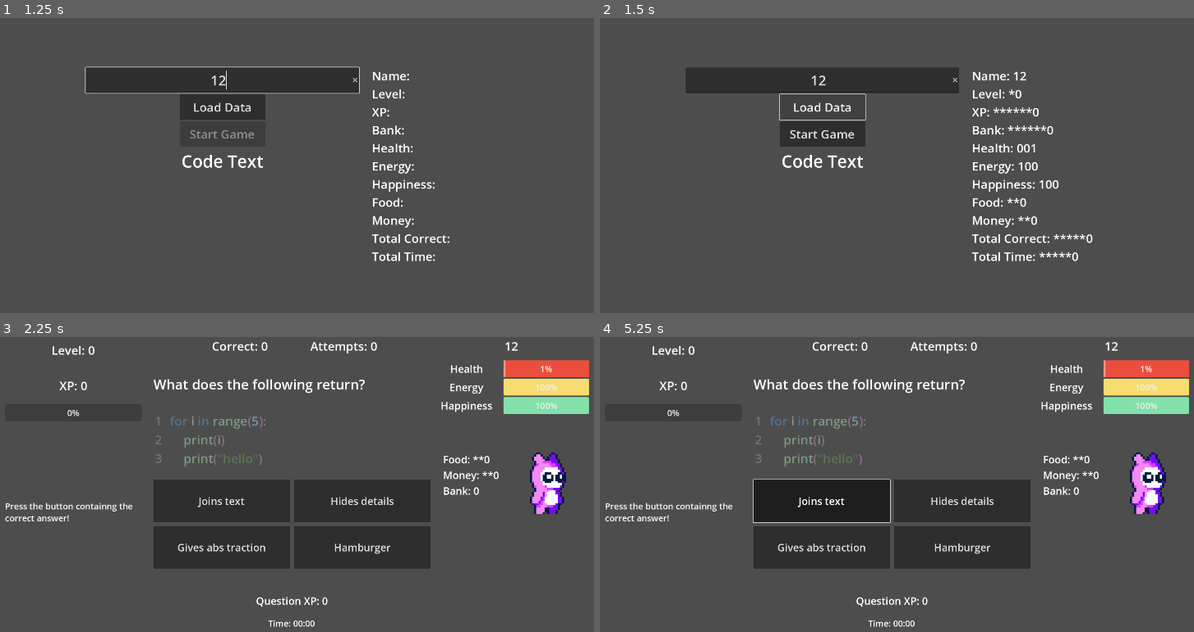
Above: before the commit, frames 1-4 (two rows, left to right).
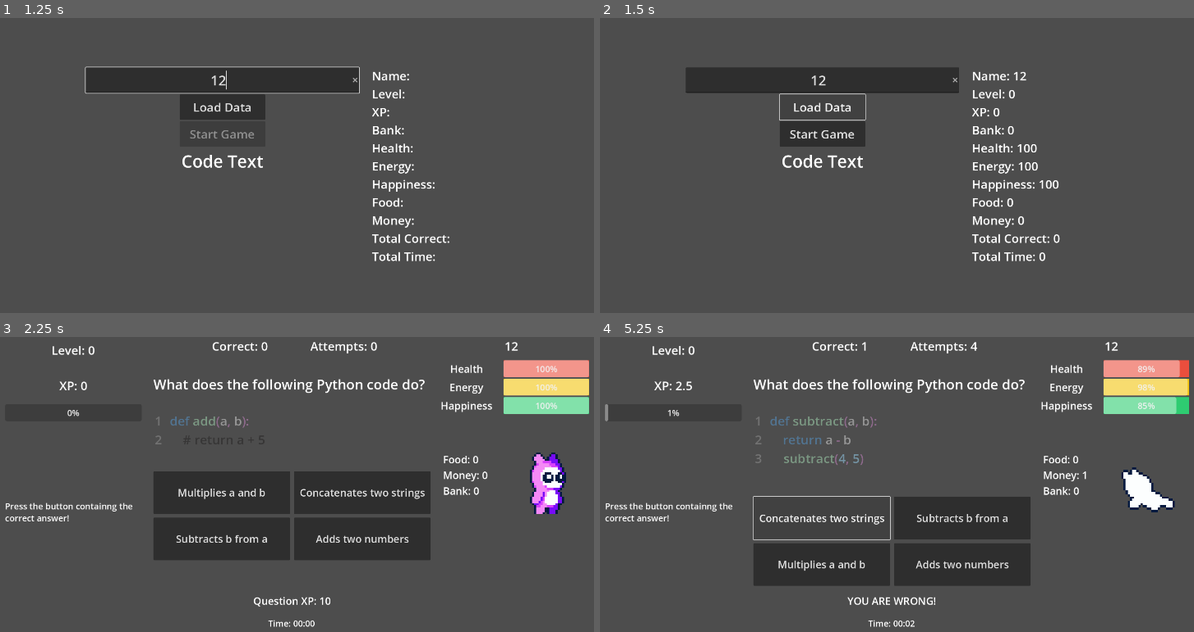
Above: after the commit, the same moments.

Repository: jweimerjr46/update-stats
Game: Godot game, scene res://main_menu.tscn
Same seed, same stepped clock (60 frames per second), same inputs: the game is played once before the commit and once after it.
Inputs (mouse positions are in pixels of both pictures, inside the frame that each line leads up to):
- Up to frame 1 (1.25 s): click (219, 79) at 0.52 s; type "12" at 0.6 s
- Up to frame 2 (1.5 s): click "Load Data" at 1.25 s
- Up to frame 3 (2.25 s): click "Start Game" at 2 s
- Up to frame 4 (5.25 s): click "Hides details" (after the commit: "Concatenates two strings") at 2.75 s; click "Gives abs traction" (after the commit: "Subtracts b from a") at 3.5 s; click "Hamburger" (after the commit: "Adds two numbers") at 4.25 s; click "Joins text" (after the commit: "Concatenates two strings") at 5 s

Frame 1 is identical in both runs. In frame 2, 0.6% of the frame differs, in the area x 66-83%, y 24-83%; in frame 3, 6.9%; in frame 4, 13%, in the area x 0-100%, y 1-99%.
Error before the commit: Invalid operands 'String' and 'float' in operator '/'. (res://quiz_screen.gd:78)

Commit message:
figuring out way to encode and decode save code

Diff:
--- a/MainMenu.gd
+++ b/MainMenu.gd
@@ -21,6 +21,7 @@
 	game_code.grab_focus()
 	start_button.disabled = true
 	save_game("4")
+
 
 
 
@@ -49,6 +50,7 @@
 		else:
 			load_game(game_code.text)
 
+
 		name_label.text = "Name: " + Global.player_name
 		level_label.text = "Level: " + str(Global.level)
 		xp_label.text = "XP: " + str(Global.xp)
@@ -62,6 +64,7 @@
 		time_label.text = "Total Time: " + str(Global.total_time_played)
 
 
+'''
 func save_game(to_encode):
 	var data = Global.player_name.lpad(10, "*") + str(Global.level).lpad(2, "*") + str(Global.xp).lpad(7, "*") + str(Globa …(285 unchanged characters)…
 	print(data)
@@ -74,6 +77,10 @@
 			print(String.chr(int(ch)))
 			enc_string += String.chr(int(ch) + 33)
 	print(enc_string)
+	print(Global.player_name)
+	for ch in Global.player_name:
+		print(ch.unicode_at(0))
+
 
 	Global.level = data.substr(10, 2)
 	Global.xp = data.substr(12, 7)
@@ -85,6 +92,14 @@
 	Global.money = data.substr(38, 3)
 	Global.alltime_correct = data.substr(41, 6)
 	Global.total_time_played = data.substr(47, 6)
+
+'''
+
+func save_game(to_encode):
+	var data_array = [Global.player_name.lpad(10, "*"), str(Global.level).lpad(2, "*"), str(Global.xp).lpad(7, "*"), str(Global.bank).lpad(7, "*"), str(Global.player_health).lpad(3, "*"), str(Global.energy).lpad(3, "*"), str(Global.happiness).lpad(3, "*"), str(Global.food).lpad(3, "*"), str(Global.money).lpad(3, "*"), str(Global.alltime_correct).lpad(6, "*"), str(Global.total_time_played).lpad(6, "*")]
+	var data = Global.player_name.lpad(10, "*") + str(Global.level).lpad(2, "*") + str(Global.xp).lpad(7, "*") + str(Global.bank).lpad(7, "*") + str(Global.player_health).lpad(3, "*") + str(Global.energy).lpad(3, "*") + str(Global.happiness).lpad(3, "*") + str(Global.food).lpad(3, "*") + str(Global.money).lpad(3, "*") + str(Global.alltime_correct).lpad(6, "*") + str(Global.total_time_played).lpad(6, "*")
+
+
 
 
 func load_game(save_code):
